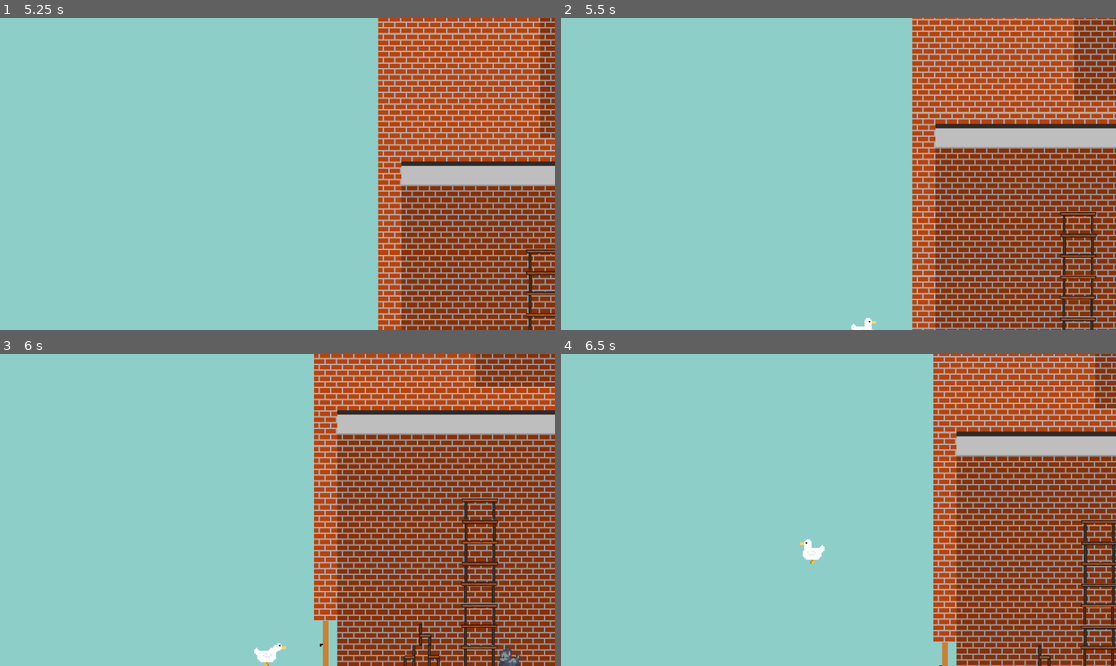
Above: before the commit, frames 1-4 (two rows, left to right).
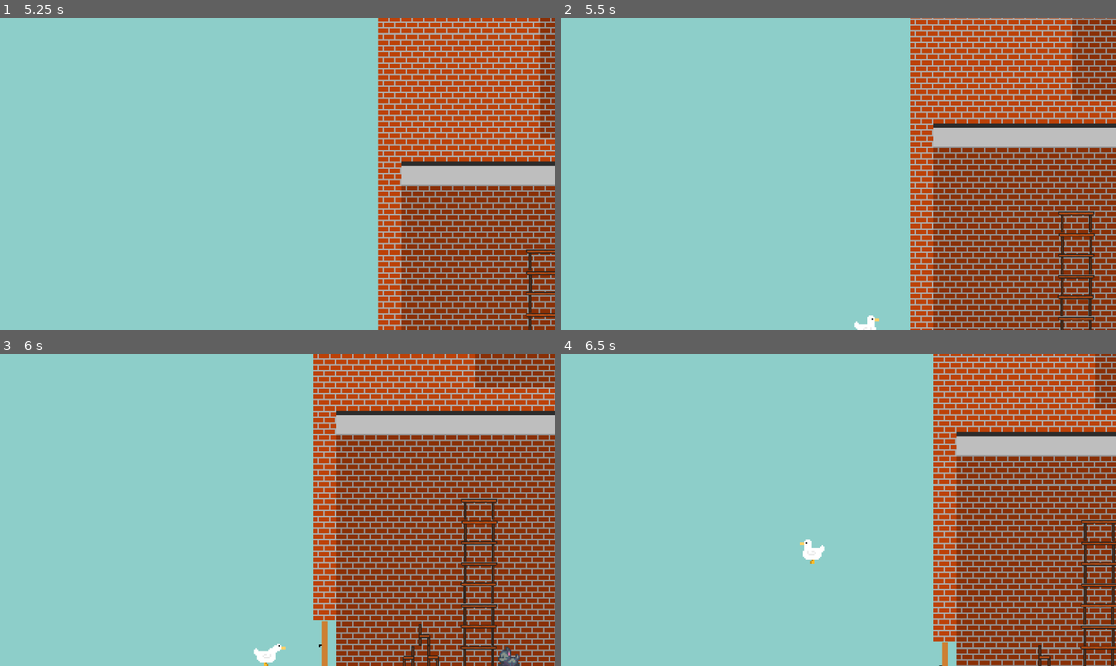
Above: after the commit, the same moments.

Repository: loholla/Goose-Terror
Game: Godot game, scene res://Scenes/Levels/Level3-Peck.tscn
Two runs of this game, one before a commit and one after it. Both use one fixed random seed, a clock stepped at 60 frames per second and the inputs below. This scene is started directly instead of the project's main scene.
Inputs (mouse positions are in pixels of both pictures, inside the frame that each line leads up to):
- Up to frame 1 (5.25 s): move the mouse to (399, 158) at 0.52 s; hold Right (Right) 0.53-2.03 s; click (399, 158) at 0.67 s; tap Up (Up) at 0.77, 1.07, 1.52, 1.82, 3.02, 3.32, 3.77, 4.07, 4.52, 4.82 s; move the mouse to (166, 189) at 1.27 s; move the mouse to (333, 105) at 2.02 s; hold Left (Left) 2.03-2.78 s; move the mouse to (249, 236) at 2.77 s; hold Right (Right) 2.78-4.28 s; click (249, 236) at 2.92 s; move the mouse to (444, 220) at 3.52 s; move the mouse to (111, 127) at 4.27 s; hold Left (Left) 4.28-5.03 s; move the mouse to (305, 174) at 5.02 s; hold Right (Right) from 5.03 s (still down); click (305, 174) at 5.17 s
- Up to frame 2 (5.5 s): keep holding Right (Right)
- Up to frame 3 (6 s): move the mouse to (194, 432) at 5.77 s; release Right (Right) at 5.78 s; hold Left (Left) from 5.78 s (still down)
- Up to frame 4 (6.5 s): keep holding Left (Left); tap Up (Up) at 6.02, 6.32 s

Frame 1 is identical in both runs. In frame 2, 17% of the frame differs, in the area x 52-100%, y 0-100%; in frame 3, 14%; in frame 4, 0.3%.

Commit message:
Removed some pets, added fin

Diff:
--- a/Scenes/Levels/Level2-MUC.tscn
+++ b/Scenes/Levels/Level2-MUC.tscn
@@ -29,9 +29,6 @@
 [node name="Door" parent="." instance=ExtResource("5_imhh8")]
 position = Vector2(8, -208)
 
-[node name="Pets" parent="." instance=ExtResource("6_r7eaa")]
-position = Vector2(65, -211)
-
 [node name="Pets2" parent="." instance=ExtResource("6_r7eaa")]
 position = Vector2(564, -19)
 
@@ -41,14 +38,8 @@
 [node name="Pets4" parent="." instance=ExtResource("6_r7eaa")]
 position = Vector2(827, -32)
 
-[node name="Pets5" parent="." instance=ExtResource("6_r7eaa")]
-position = Vector2(980, -23)
-
 [node name="Pets6" parent="." instance=ExtResource("6_r7eaa")]
 position = Vector2(1123, -34)
-
-[node name="Pets7" parent="." instance=ExtResource("6_r7eaa")]
-position = Vector2(1302, -33)
 
 [node name="Pets8" parent="." instance=ExtResource("6_r7eaa")]
 position = Vector2(1431, -37)
--- a/Scenes/Levels/Level3-Peck.tscn
+++ b/Scenes/Levels/Level3-Peck.tscn
@@ -1,20 +1,21 @@
-[gd_scene load_steps=17 format=3 uid="uid://dbw4ymasb01nd"]
-
-[ext_resource type="PackedScene" uid="uid://csokrqiftxuw7" path="res://Scenes/Characters/Player.tscn" id="1_1c1fv"]
+[gd_scene load_steps=18 format=3 uid="uid://dbw4ymasb01nd"]
+
+[ext_resource type="PackedScene" uid="uid://seofeu8n0j2r" path="res://Scenes/Characters/Player.tscn" id="1_1c1fv"]
 [ext_resource type="PackedScene" uid="uid://dvs61dly0v7hn" path="res://Scenes/Misc/LevelSprites.tscn" id="2_14ol8"]
-[ext_resource type="PackedScene" path="res://Scenes/Misc/Door.tscn" id="3_3igph"]
-[ext_resource type="PackedScene" path="res://Scenes/Misc/WoodBarricade.tscn" id="4_w1s1r"]
-[ext_resource type="PackedScene" path="res://Scenes/Misc/DJSkillBook.tscn" id="5_lssa0"]
+[ext_resource type="PackedScene" uid="uid://c762xvilww2a8" path="res://Scenes/Misc/Door.tscn" id="3_3igph"]
+[ext_resource type="PackedScene" uid="uid://c0ovdowyxmv6f" path="res://Scenes/Misc/WoodBarricade.tscn" id="4_w1s1r"]
+[ext_resource type="PackedScene" uid="uid://dbfbmlgbcftis" path="res://Scenes/Misc/DJSkillBook.tscn" id="5_lssa0"]
 [ext_resource type="PackedScene" uid="uid://l4lilxukptjj" path="res://Scenes/Misc/decor_collision/table.tscn" id="6_uvh8l"]
 [ext_resource type="PackedScene" uid="uid://bfl52tshju2ev" path="res://Scenes/Misc/decor_collision/chair_right.tscn" id="7_ng5t8"]
 [ext_resource type="PackedScene" uid="uid://ehf1f6betbdd" path="res://Scenes/Misc/decor_collision/chair_left.tscn" id="8_m318b"]
-[ext_resource type="PackedScene" path="res://Scenes/Characters/Person1b.tscn" id="9_kqtow"]
-[ext_resource type="PackedScene" path="res://Scenes/Characters/pets.tscn" id="11_3fes6"]
-[ext_resource type="PackedScene" path="res://Scenes/Characters/Person1d.tscn" id="11_ku0dk"]
-[ext_resource type="PackedScene" path="res://Scenes/Misc/MetalBarricade.tscn" id="12_vapbm"]
-[ext_resource type="PackedScene" path="res://Scenes/Misc/Barrel.tscn" id="13_mtdsf"]
-[ext_resource type="PackedScene" path="res://Scenes/Characters/Person2b.tscn" id="14_r8w5k"]
-[ext_resource type="PackedScene" path="res://Scenes/Characters/Person2d.tscn" id="15_p12sv"]
+[ext_resource type="PackedScene" uid="uid://qmqo68fuc6wk" path="res://Scenes/Characters/Person1b.tscn" id="9_kqtow"]
+[ext_resource type="PackedScene" uid="uid://dsfdclt3oec8" path="res://Scenes/Characters/pets.tscn" id="11_3fes6"]
+[ext_resource type="PackedScene" uid="uid://pv1n34mdfof8" path="res://Scenes/Characters/Person1d.tscn" id="11_ku0dk"]
+[ext_resource type="PackedScene" uid="uid://c6ii3efcots07" path="res://Scenes/Misc/MetalBarricade.tscn" id="12_vapbm"]
+[ext_resource type="PackedScene" uid="uid://pp03ulyo3ikr" path="res://Scenes/Misc/Barrel.tscn" id="13_mtdsf"]
+[ext_resource type="PackedScene" uid="uid://wypkow7i3ehx" path="res://Scenes/Characters/Person2b.tscn" id="14_r8w5k"]
+[ext_resource type="PackedScene" uid="uid://b5184xqcm2io5" path="res://Scenes/Characters/Person2d.tscn" id="15_p12sv"]
+[ext_resource type="PackedScene" uid="uid://dhk3xsbhlautn" path="res://Scenes/Misc/level_fin.tscn" id="16_2x2p1"]
 
 [sub_resource type="RectangleShape2D" id="RectangleShape2D_15smf"]
 size = Vector2(37.9701, 351.535)
@@ -34,9 +35,6 @@
 [node name="DashSkillBook" parent="." instance=ExtResource("5_lssa0")]
 position = Vector2(-37.7012, -30.7717)
 
-[node name="Player" parent="." instance=ExtResource("1_1c1fv")]
-position = Vector2(-197.354, -32.6449)
-
 [node name="Table9" parent="." instance=ExtResource("6_uvh8l")]
 position = Vector2(114.232, -67.9073)
 
@@ -195,3 +193,16 @@
 
 [node name="Person1b3" parent="." instance=ExtResource("9_kqtow")]
 position = Vector2(590.195, -462.512)
+
+[node name="Player" parent="." instance=ExtResource("1_1c1fv")]
+position = Vector2(-197.354, -32.6449)
+
+[node name="LevelFin" parent="." instance=ExtResource("16_2x2p1")]
+position = Vector2(-28, -453)
+rotation = -0.47822
+scale = Vector2(3, 3)
+
+[node name="LevelFin2" parent="." instance=ExtResource("16_2x2p1")]
+position = Vector2(-30, -515)
+rotation = -2.51327
+scale = Vector2(3, 3)
